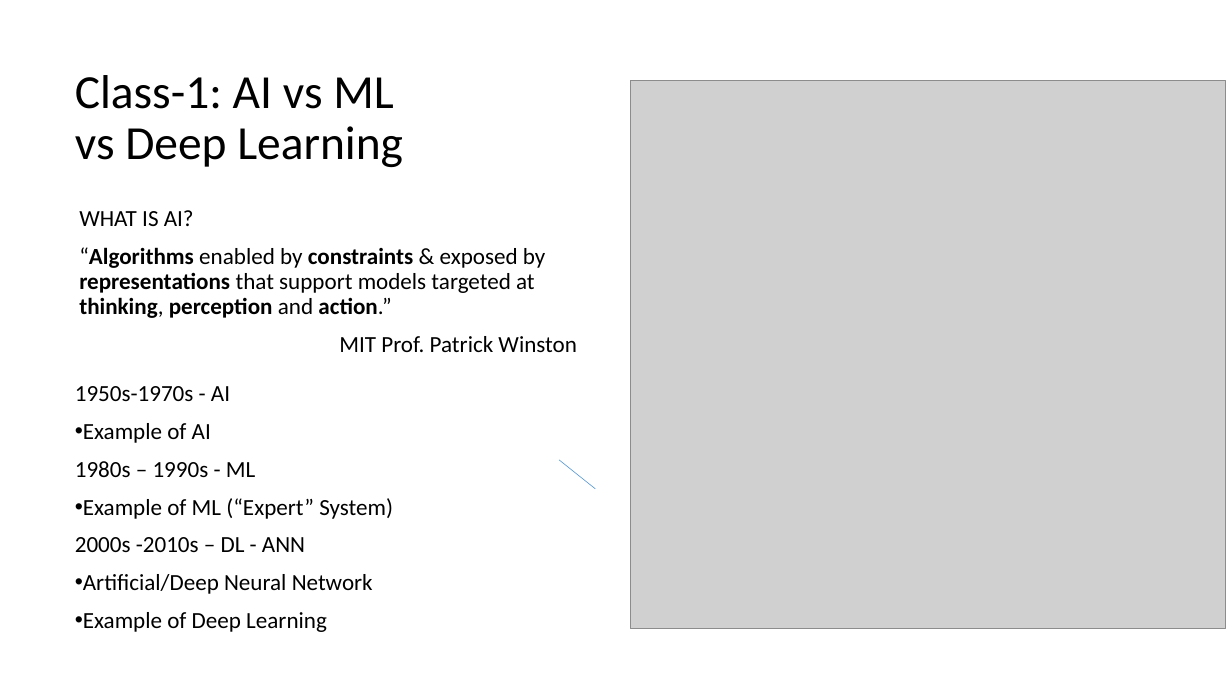
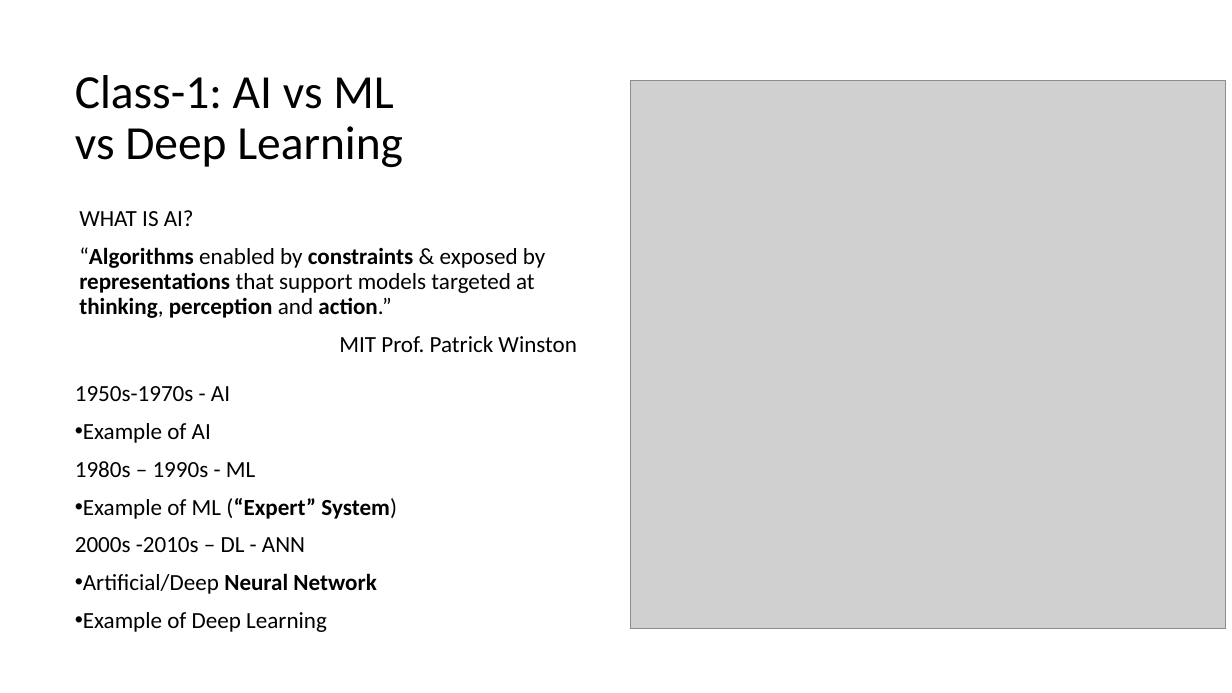
Before and after one commit to renshan2/accesspy, a slide deck: slide 3 of AI-ML-DL/Machine Learning.pptx (slide 4 before the commit). Drawn at 1232x693 pixels with LibreOffice and Linux fonts; fonts in the diff are those of the drawing; grey boxes stand for pictures. Boxes give left, top, right and bottom in pixels: in the first picture for what was removed or moved away, otherwise in the second. Text is boxed around its words. In the diff, an @@ line names an element or a change of style, - is before the commit and + after.

```diff
--- a/AI-ML-DL/Machine Learning.pptx
+++ b/AI-ML-DL/Machine Learning.pptx
@@ line removed from (559, 460) to (595, 489) @@
@@ subtitle at bbox=[83, 498, 397, 594]: bold on in "(“Expert” System)", "Neural Network" @@
```
Also in this commit, not shown: 12 other slides changed, 2 slides added, 2 other files.
